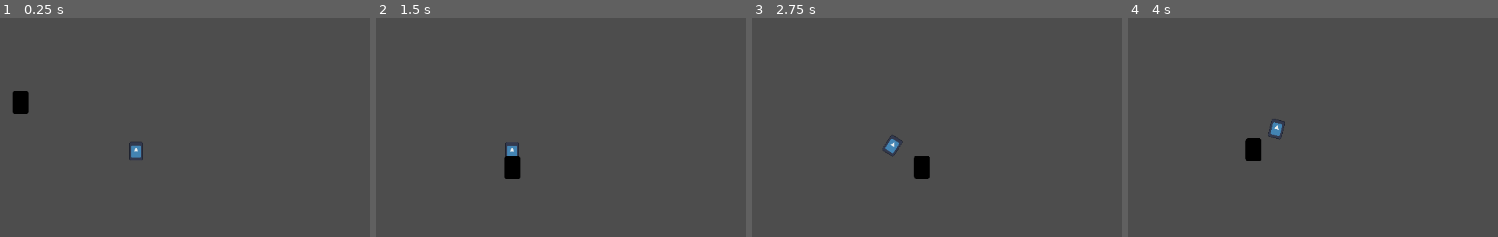
Above: before the commit, frames 1-4 (left to right).
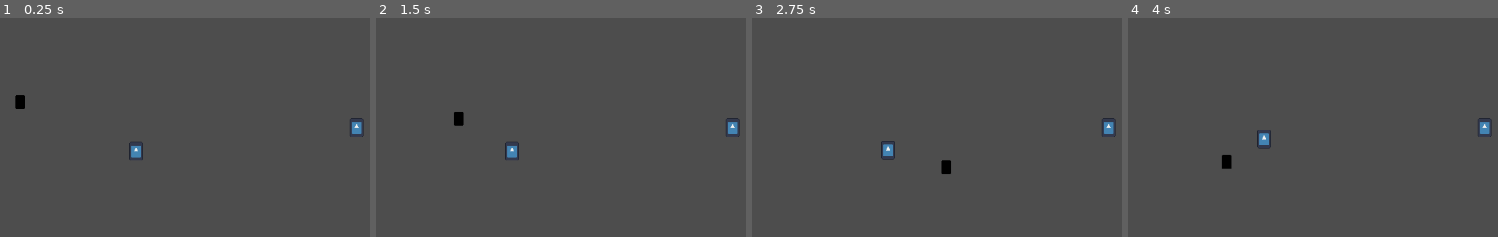
Above: after the commit, the same moments.

Repository: skeeeth/Krampus-Game
Game: Godot game, scene res://cart_test.tscn
The game is run twice, just before and just after one commit, with the same random seed, the same clock (stepped at 60 frames per second) and the same inputs. The project has no main scene, so this scene is started directly. The engine's default icon, where the game draws it, is replaced by a stand-in: a white triangle on a blue panel in a dark square.
Inputs:
- Up to frame 1 (0.25 s): no input
- Up to frame 2 (1.5 s): tap Enter at 0.5 s; hold Right (right) 0.53-1.28 s; hold Z (interact, bound only after the commit) 0.53-1.28 s; tap X (interact, bound only before the commit) at 0.8, 1.35 s; hold Down (down) from 1.28 s (still down)
- Up to frame 3 (2.75 s): tap Z (interact, bound only after the commit) at 1.55 s; tap Space at 2 s; release Down (down) at 2.03 s; hold Right (right) from 2.03 s (still down); hold Z (interact, bound only after the commit) from 2.03 s (still down); tap X (interact, bound only before the commit) at 2.3 s
- Up to frame 4 (4 s): release Right (right) at 2.78 s; release Z (interact, bound only after the commit) at 2.78 s; hold Up (up) 2.78-3.53 s; tap X (interact, bound only before the commit) at 2.85, 3.8 s; tap Z (interact, bound only after the commit) at 3.05 s; hold Left (left) from 3.53 s (still down); hold Z (interact, bound only after the commit) from 3.53 s (still down)

The runs differ from the first frame. In frame 1, 0.6% of the frame differs, in the area x 3-99%, y 33-55%; in frame 2, 1.0%; in frame 3, 1.3%; in frame 4, 1.5%, in the area x 25-99%, y 45-69%.

Commit message:
Add attack

Diff:
--- /dev/null
+++ b/Player/attack.gd
@@ -0,0 +1,27 @@
+extends Area2D
+
+var is_attack_on_cooldown:bool = false
+@export var attack_cooldown_duration:float = 0.3
+
+
+func attempt_attack(direction):
+	transform.x = direction
+	transform.y = direction.rotated(-PI/2)
+	if (not is_attack_on_cooldown):
+		_attack()
+
+
+func _attack():
+	$AnimationPlayer.play("melee_attack")
+	$CollisionShape2D.disabled = false
+	is_attack_on_cooldown = true
+	$CooldownTimer.start(attack_cooldown_duration)
+
+
+func _on_animation_finished(anim_name: StringName) -> void:
+	if (anim_name == "melee_attack"):
+		$CollisionShape2D.disabled = true
+
+
+func _on_cooldown_timer_timeout() -> void:
+	is_attack_on_cooldown = false
--- a/krampus.gd
+++ b/Player/krampus.gd
@@ -4,6 +4,9 @@
 @export var move_speed:float = 120
 
 var cart:ShoppingCart = null
+
+var facing_direction:Vector2 = Vector2.RIGHT
+
 
 
 func on_attempt_interaction(interaction_target:InteractableArea):
@@ -17,10 +20,19 @@
 			cart.start_riding(self)
 
 
+func _input(event: InputEvent) -> void:
+	if (event.is_action_pressed("attack") and cart == null): #Can't attack while in the cart... for now. Could be fun though
+		$Attack.attempt_attack(facing_direction)
+
 func _physics_process(delta: float) -> void:
 	if (cart != null):
 		return
 
 	var input_direction = Input.get_vector("left", "right", "up", "down")
+
+	if (input_direction.length() > 0):
+		facing_direction = input_direction
+
 	velocity = move_speed * input_direction.normalized()
+
 	move_and_slide()
--- /dev/null
+++ b/Player/krampus.tscn
@@ -0,0 +1,131 @@
+[gd_scene load_steps=12 format=3 uid="uid://prm2p3mxsryu"]
+
+[ext_resource type="Script" path="res://Player/krampus.gd" id="1_5w85o"]
+[ext_resource type="Texture2D" uid="uid://b2er03v834ydj" path="res://icon.svg" id="1_g3yj8"]
+[ext_resource type="Script" path="res://Player/krampus_interaction_area.gd" id="3_4yoct"]
+[ext_resource type="Script" path="res://Player/attack.gd" id="4_is3dp"]
+[ext_resource type="Texture2D" uid="uid://bg4hx3t8gnwp5" path="res://Player/hit04.png" id="4_qhbyu"]
+
+[sub_resource type="CapsuleShape2D" id="CapsuleShape2D_bmxt3"]
+radius = 7.0
+height = 22.0
+
+[sub_resource type="CircleShape2D" id="CircleShape2D_fp37h"]
+radius = 56.0
+
+[sub_resource type="RectangleShape2D" id="RectangleShape2D_gcl4g"]
+size = Vector2(40, 20)
+
+[sub_resource type="Animation" id="Animation_5cc6n"]
+resource_name = "melee_attack"
+length = 0.24
+step = 0.01
+tracks/0/type = "value"
+tracks/0/imported = false
+tracks/0/enabled = true
+tracks/0/path = NodePath("Sprite2D:frame")
+tracks/0/interp = 1
+tracks/0/loop_wrap = true
+tracks/0/keys = {
+"times": PackedFloat32Array(0, 0.01, 0.02, 0.03, 0.04, 0.05, 0.06, 0.07, 0.08, 0.09, 0.1),
+"transitions": PackedFloat32Array(1, 1, 1, 1, 1, 1, 1, 1, 1, 1, 1),
+"update": 1,
+"values": [0, 1, 2, 3, 4, 5, 6, 7, 8, 9, 10]
+}
+tracks/1/type = "value"
+tracks/1/imported = false
+tracks/1/enabled = true
+tracks/1/path = NodePath("Sprite2D:visible")
+tracks/1/interp = 1
+tracks/1/loop_wrap = true
+tracks/1/keys = {
+"times": PackedFloat32Array(0, 0.11, 1),
+"transitions": PackedFloat32Array(1, 1, 1),
+"update": 1,
+"values": [true, false, true]
+}
+
+[sub_resource type="Animation" id="Animation_f6kja"]
+length = 0.001
+tracks/0/type = "value"
+tracks/0/imported = false
+tracks/0/enabled = true
+tracks/0/path = NodePath("Sprite2D:frame")
+tracks/0/interp = 1
+tracks/0/loop_wrap = true
+tracks/0/keys = {
+"times": PackedFloat32Array(0),
+"transitions": PackedFloat32Array(1),
+"update": 1,
+"values": [0]
+}
+tracks/1/type = "value"
+tracks/1/imported = false
+tracks/1/enabled = true
+tracks/1/path = NodePath("Sprite2D:visible")
+tracks/1/interp = 1
+tracks/1/loop_wrap = true
+tracks/1/keys = {
+"times": PackedFloat32Array(0),
+"transitions": PackedFloat32Array(1),
+"update": 1,
+"values": [false]
+}
+
+[sub_resource type="AnimationLibrary" id="AnimationLibrary_0gkvq"]
+_data = {
+"RESET": SubResource("Animation_f6kja"),
+"melee_attack": SubResource("Animation_5cc6n")
+}
+
+[node name="Krampus" type="CharacterBody2D"]
+motion_mode = 1
+script = ExtResource("1_5w85o")
+
+[node name="CollisionShape2D" type="CollisionShape2D" parent="."]
+shape = SubResource("CapsuleShape2D_bmxt3")
+
+[node name="Sprite2D" type="Sprite2D" parent="."]
+modulate = Color(0, 0, 0, 1)
+position = Vector2(7.15256e-07, 0)
+scale = Vector2(0.109375, 0.15625)
+texture = ExtResource("1_g3yj8")
+
+[node name="InteractionArea" type="Area2D" parent="." node_paths=PackedStringArray("krampus")]
+collision_layer = 4
+collision_mask = 4
+script = ExtResource("3_4yoct")
+krampus = NodePath("..")
+
+[node name="CollisionShape2D" type="CollisionShape2D" parent="InteractionArea"]
+shape = SubResource("CircleShape2D_fp37h")
+
+[node name="Attack" type="Area2D" parent="."]
+script = ExtResource("4_is3dp")
+
+[node name="CollisionShape2D" type="CollisionShape2D" parent="Attack"]
+position = Vector2(20, 0)
+shape = SubResource("RectangleShape2D_gcl4g")
+disabled = true
+
+[node name="Sprite2D" type="Sprite2D" parent="Attack"]
+visible = false
+position = Vector2(20, -9.53674e-07)
+scale = Vector2(0.625, 0.3125)
+texture = ExtResource("4_qhbyu")
+hframes = 11
+
+[node name="AnimationPlayer" type="AnimationPlayer" parent="Attack"]
+libraries = {
+"": SubResource("AnimationLibrary_0gkvq")
+}
+
+[node name="CooldownTimer" type="Timer" parent="Attack"]
+one_shot = true
+
+[connection signal="area_entered" from="InteractionArea" to="InteractionArea" method="_on_area_entered"]
+[connection signal="area_exited" from="InteractionArea" to="InteractionArea" method="_on_area_exited"]
+[connection signal="body_entered" from="InteractionArea" to="InteractionArea" method="_on_body_entered"]
+[connection signal="body_exited" from="InteractionArea" to="InteractionArea" method="_on_body_exited"]
+[connection signal="animation_finished" from="Attack/AnimationPlayer" to="Attack" method="_on_animation_finished"]
+[connection signal="timeout" from="Attack/CooldownTimer" to="Attack" method="_on_cooldown_timer_timeout"]
--- a/cart_test.tscn
+++ b/cart_test.tscn
@@ -1,7 +1,7 @@
 [gd_scene load_steps=3 format=3 uid="uid://cjkdw2t1rp0q5"]
 
 [ext_resource type="PackedScene" uid="uid://cdv7yypqfldh4" path="res://shopping_cart.tscn" id="1_qvt7r"]
-[ext_resource type="PackedScene" uid="uid://prm2p3mxsryu" path="res://krampus.tscn" id="2_regcu"]
+[ext_resource type="PackedScene" uid="uid://prm2p3mxsryu" path="res://Player/krampus.tscn" id="2_regcu"]
 
 [node name="CartTest" type="Node2D"]
 
@@ -10,3 +10,6 @@
 
 [node name="Krampus" parent="." instance=ExtResource("2_regcu")]
 position = Vector2(133, 221)
+
+[node name="ShoppingCart2" parent="." instance=ExtResource("1_qvt7r")]
+position = Vector2(618, 266)
--- a/krampus.tscn
+++ /dev/null
@@ -1,37 +0,0 @@
-[gd_scene load_steps=6 format=3 uid="uid://prm2p3mxsryu"]
-
-[ext_resource type="Script" path="res://krampus.gd" id="1_5w85o"]
-[ext_resource type="Texture2D" uid="uid://b2er03v834ydj" path="res://icon.svg" id="1_g3yj8"]
-[ext_resource type="Script" path="res://krampus_interaction_area.gd" id="3_4yoct"]
-
-[sub_resource type="CapsuleShape2D" id="CapsuleShape2D_bmxt3"]
-
-[sub_resource type="CircleShape2D" id="CircleShape2D_fp37h"]
-radius = 66.1211
-
-[node name="Krampus" type="CharacterBody2D"]
-motion_mode = 1
-script = ExtResource("1_5w85o")
-
-[node name="CollisionShape2D" type="CollisionShape2D" parent="."]
-shape = SubResource("CapsuleShape2D_bmxt3")
-
-[node name="Sprite2D" type="Sprite2D" parent="."]
-modulate = Color(0, 0, 0, 1)
-position = Vector2(0.5, 0.499999)
-scale = Vector2(0.179688, 0.257813)
-texture = ExtResource("1_g3yj8")
-
-[node name="InteractionArea" type="Area2D" parent="." node_paths=PackedStringArray("krampus")]
-collision_layer = 4
-collision_mask = 4
-script = ExtResource("3_4yoct")
-krampus = NodePath("..")
-
-[node name="CollisionShape2D" type="CollisionShape2D" parent="InteractionArea"]
-shape = SubResource("CircleShape2D_fp37h")
-
-[connection signal="area_entered" from="InteractionArea" to="InteractionArea" method="_on_area_entered"]
-[connection signal="area_exited" from="InteractionArea" to="InteractionArea" method="_on_area_exited"]
-[connection signal="body_entered" from="InteractionArea" to="InteractionArea" method="_on_body_entered"]
-[connection signal="body_exited" from="InteractionArea" to="InteractionArea" method="_on_body_exited"]
--- a/project.godot
+++ b/project.godot
@@ -42,6 +42,11 @@
 }
 interact={
 "deadzone": 0.5,
+"events": [Object(InputEventKey,"resource_local_to_scene":false,"resource_name":"","device":-1,"window_id":0,"alt_pressed":false,"shift_pressed":false,"ctrl_pressed":false,"meta_pressed":false,"pressed":false,"keycode":0,"physical_keycode":90,"key_label":0,"unicode":122,"location":0,"echo":false,"script":null)
+]
+}
+attack={
+"deadzone": 0.5,
 "events": [Object(InputEventKey,"resource_local_to_scene":false,"resource_name":"","device":-1,"window_id":0,"alt_press …(192 unchanged characters)…
 ]
 }
@@ -54,5 +59,6 @@
 
 [rendering]
 
+textures/canvas_textures/default_texture_filter=0
 renderer/rendering_method="gl_compatibility"
 renderer/rendering_method.mobile="gl_compatibility"
--- a/shopping_cart.gd
+++ b/shopping_cart.gd
@@ -27,19 +27,11 @@
 
 func start_riding(new_rider):
 	rider = new_rider
-	collision_mask = disable_bit(collision_mask, 0) #Disable collisions with player. Argument is 0 for layer 1
+	set_collision_mask_value(1, 0)
 
 func stop_riding():
 	rider = null
-	collision_mask = enable_bit(collision_mask, 0) #Enable collisions with player. Argument is 0 for layer 1
-
-
-func enable_bit(mask: int, index: int) -> int:
-	return mask | (1 << index)
-
-func disable_bit(mask: int, index: int) -> int:
-	return mask & ~(1 << index)
-
+	set_collision_mask_value(1, 1)
 
 
 func _physics_process(delta: float) -> void:
Binary file added: Player/hit04.png
Not shown, added: Player/hit04.png.import
Renamed: krampus_interaction_area.gd -> Player/krampus_interaction_area.gd
